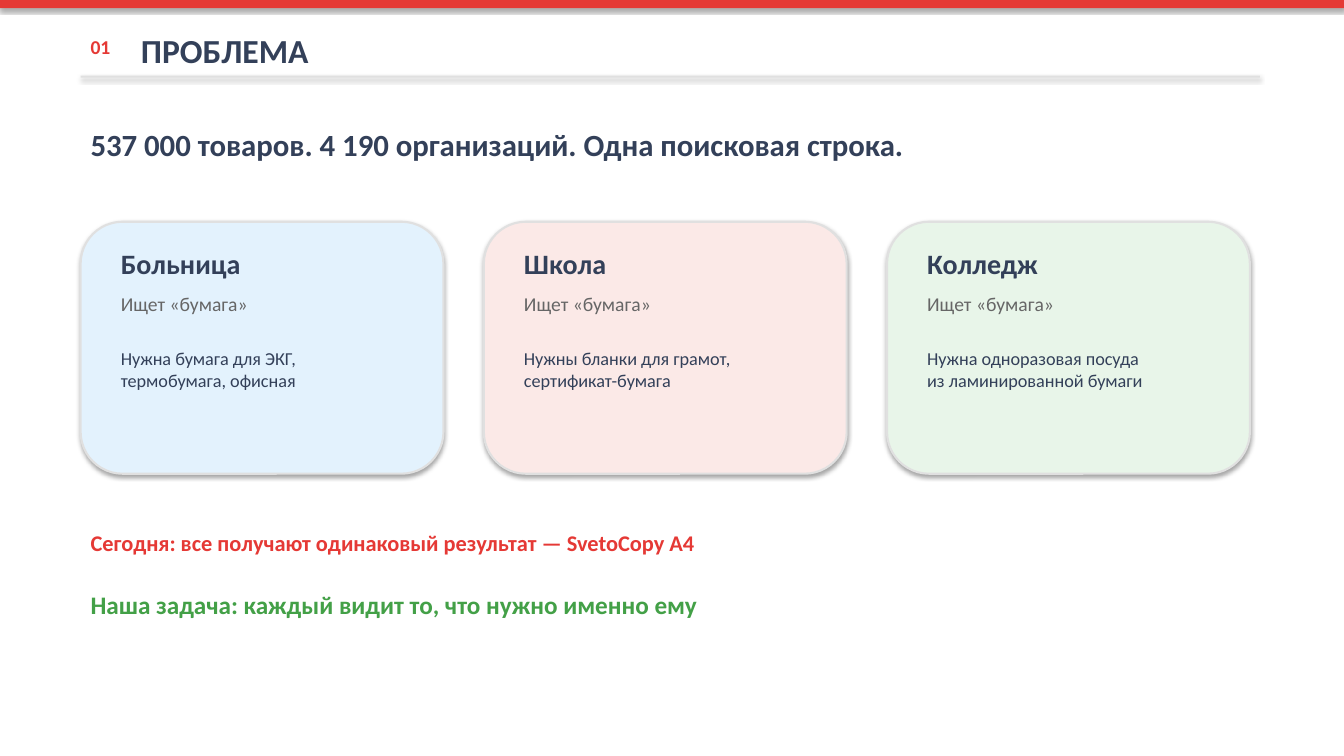
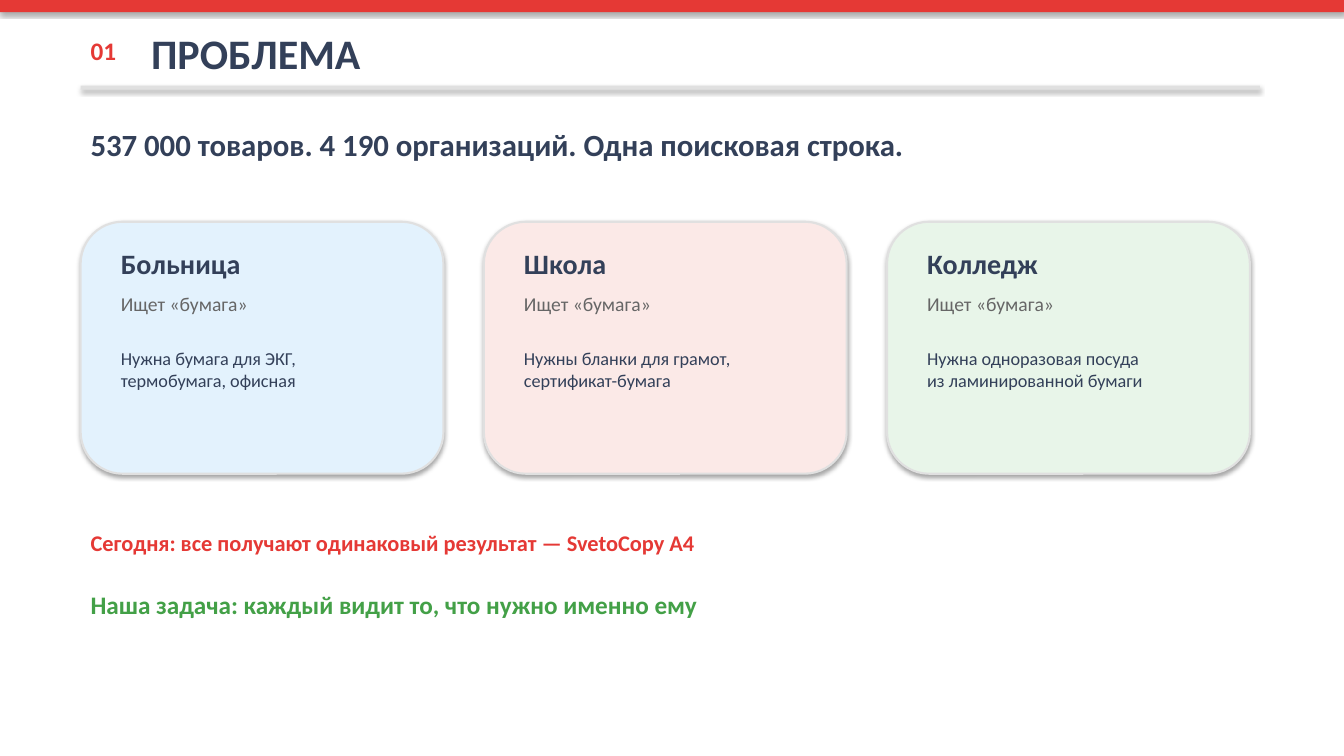
Before and after one commit to Shadowru/tenderhack2026, a slide deck: slide 2 of docs/TenderHack2026_Presentation.pptx. Drawn at 1344x756 pixels with LibreOffice and Linux fonts; fonts in the diff are those of the drawing. Boxes give left, top, right and bottom in pixels: in the first picture for what was removed or moved away, otherwise in the second. Text is boxed around its words. In the diff, an @@ line names an element or a change of style, - is before the commit and + after.

```diff
--- a/docs/TenderHack2026_Presentation.pptx
+++ b/docs/TenderHack2026_Presentation.pptx
@@ rectangle: place and size @@
-rectangle at <box>0,0,1344,8</box>
+rectangle at <box>0,0,1344,12</box>
@@ text "ПРОБЛЕМА": place and size @@
-text "ПРОБЛЕМА" at <box>141,41,309,64</box>
+text "ПРОБЛЕМА" at <box>151,41,360,70</box>
@@ text "ПРОБЛЕМА" at <box>151,41,360,70</box>: size 24 to 30 pt @@
@@ text "01" at <box>91,43,117,60</box>: size 14 to 18 pt @@
@@ rectangle: place and size @@
-rectangle at <box>81,76,1260,78</box>
+rectangle at <box>81,86,1260,90</box>
```
Also in this commit, not shown: 6 other slides changed, 1 slide added, 2 other files.
